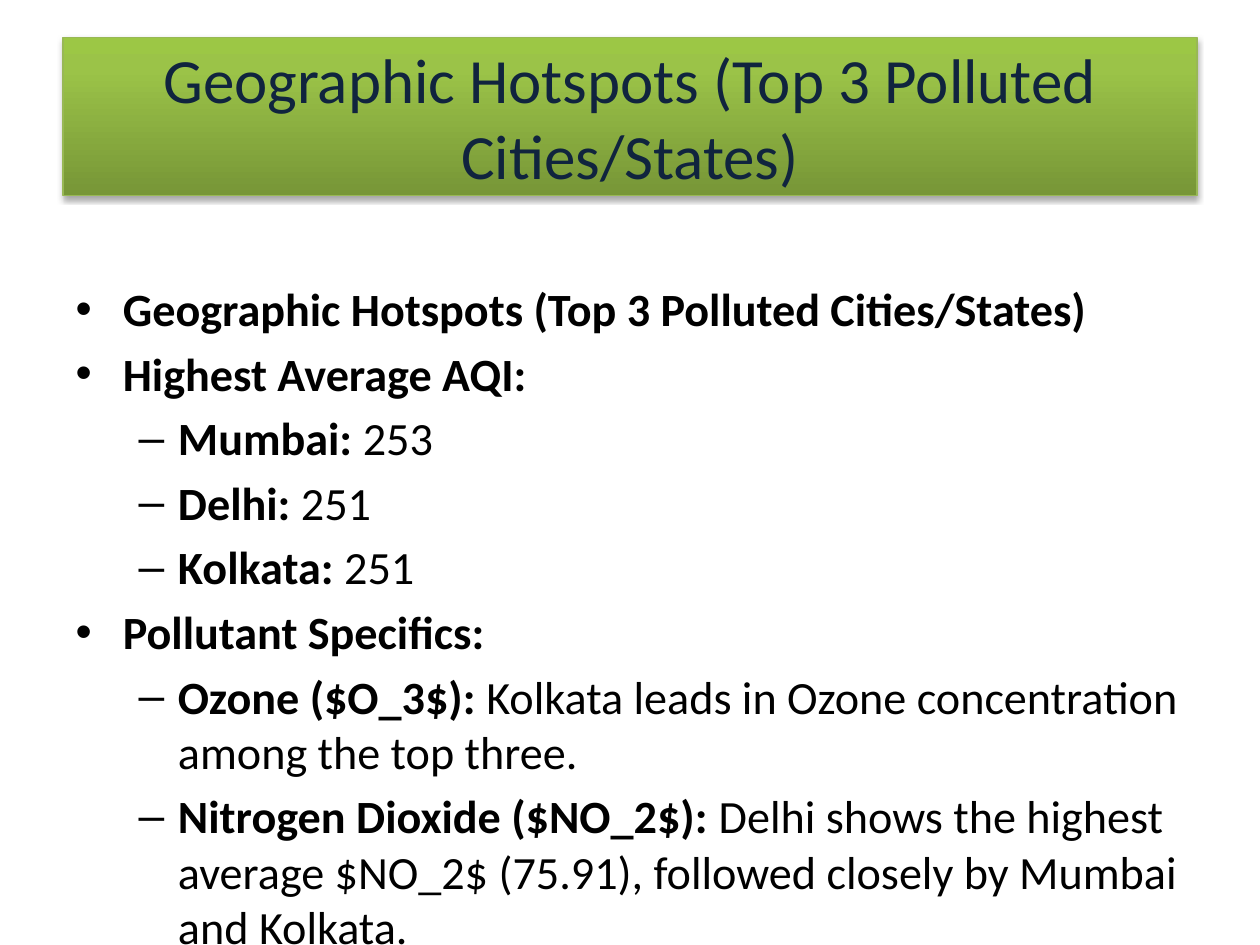
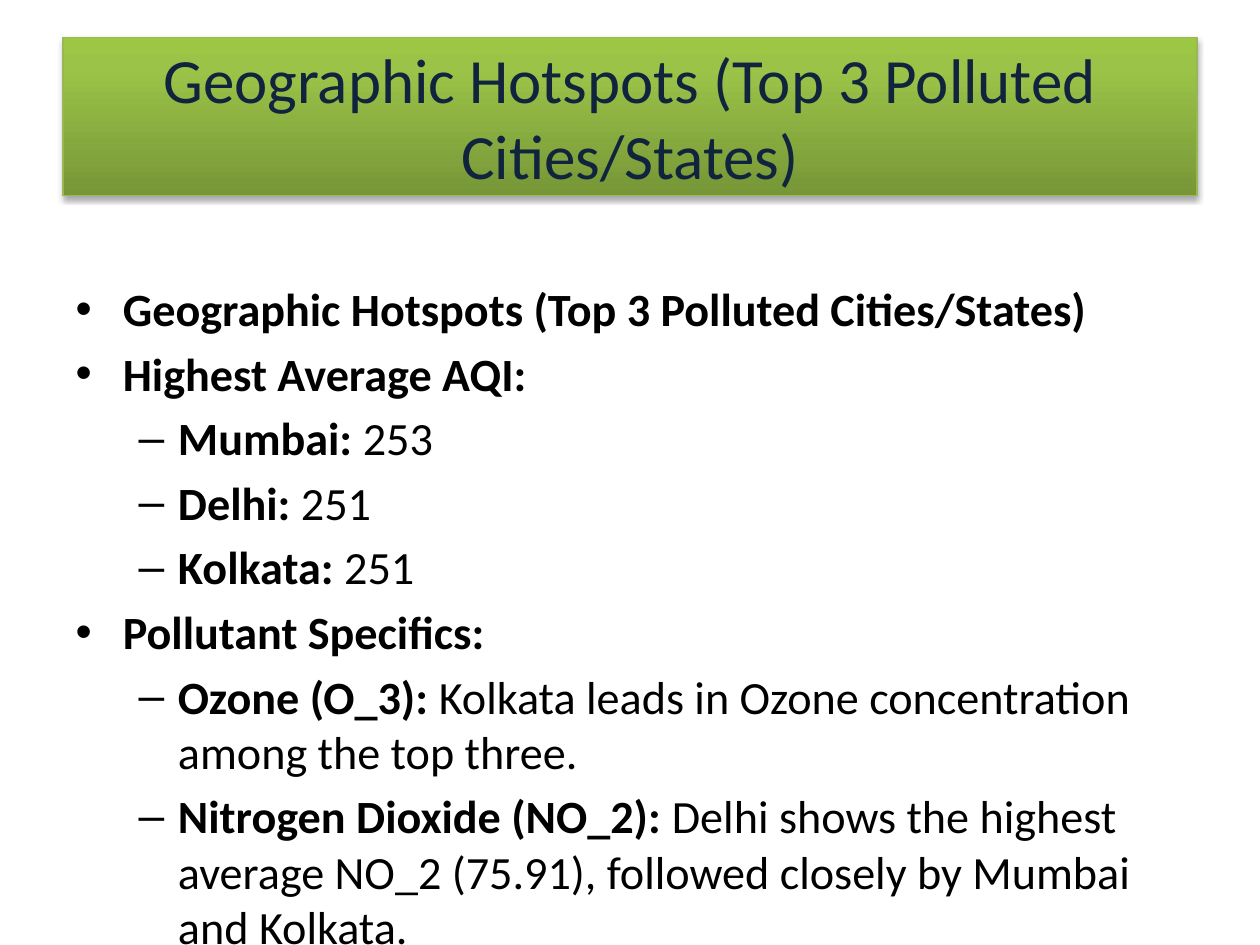
Before and after one commit to lopa3399/IT-anudip, a slide deck: slide 13 of PowerBI/project/The Air We Breathe.pptx. Drawn at 1260x945 pixels with LibreOffice and Linux fonts; fonts in the diff are those of the drawing. Boxes give left, top, right and bottom in pixels: in the first picture for what was removed or moved away, otherwise in the second. Text is boxed around its words. In the diff, an @@ line names an element or a change of style, - is before the commit and + after.

Commit message:
na
na

```diff
--- a/PowerBI/project/The Air We Breathe.pptx
+++ b/PowerBI/project/The Air We Breathe.pptx
@@ text at bbox=[178, 680, 1130, 945]: text changed @@
-  – Ozone ($O_3$): Kolkata leads in Ozone concentration among the top three.
-  – Nitrogen Dioxide ($NO_2$): Delhi shows the highest average $NO_2$ (75.91), followed closely by Mumbai and Kolkata.
+  – Ozone (O_3): Kolkata leads in Ozone concentration among the top three.
+  – Nitrogen Dioxide (NO_2): Delhi shows the highest average NO_2 (75.91), followed closely by Mumbai and Kolkata.
```
Also in this commit, not shown: 1 other slide changed.
